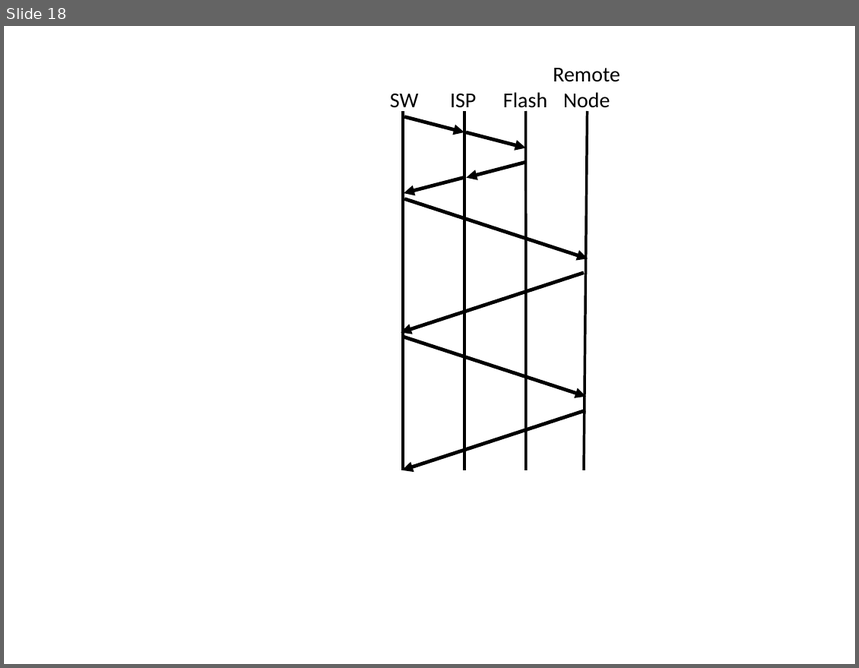
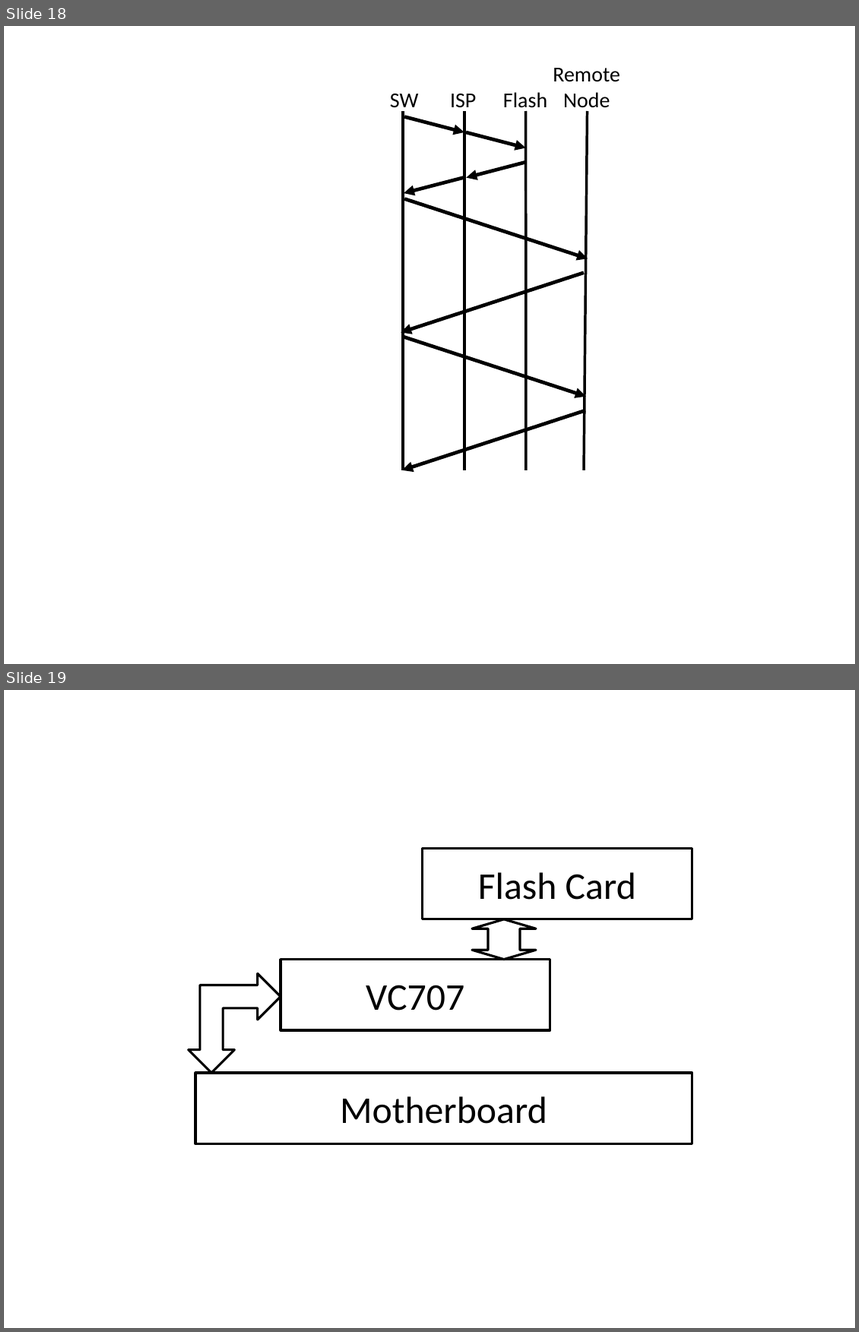
Before and after one commit to sangwoojun/bluedbm_connectald, a slide deck: papers/isca2015/figures/figures.pptx. Shown one above the other, each under a label of ours: slide 18 before the commit, slides 18 and 19 after it. The pictures are 859x668 and 859x1332 pixels, drawn with LibreOffice and Linux fonts; fonts in the diff are those of the drawing. Boxes give left, top, right and bottom in pixels: in the first picture for what was removed or moved away, otherwise in the second. Text is boxed around its words. In the diff, an @@ line names an element or a change of style, - is before the commit and + after.

```diff
--- a/papers/isca2015/figures/figures.pptx
+++ b/papers/isca2015/figures/figures.pptx
@@ slide 19 added at <box>4,690,855,1328</box>, background #FFFFFF @@
@@ rectangle added at <box>423,848,693,919</box>, outline #000000 2 pt, 32 pt, text #000000 @@
+Flash Card
@@ up down arrow added at <box>472,920,536,960</box>, outline #000000 2 pt @@
@@ rectangle added at <box>281,960,550,1030</box>, outline #000000 2 pt, 32 pt, text #000000 @@
+VC707
@@ left up arrow added at <box>189,973,281,1073</box>, outline #000000 2 pt @@
@@ rectangle added at <box>196,1073,692,1144</box>, outline #000000 2 pt, 32 pt, text #000000 @@
+Motherboard
```
Also in this commit, not shown: 1 slide changed, 8 other files.
